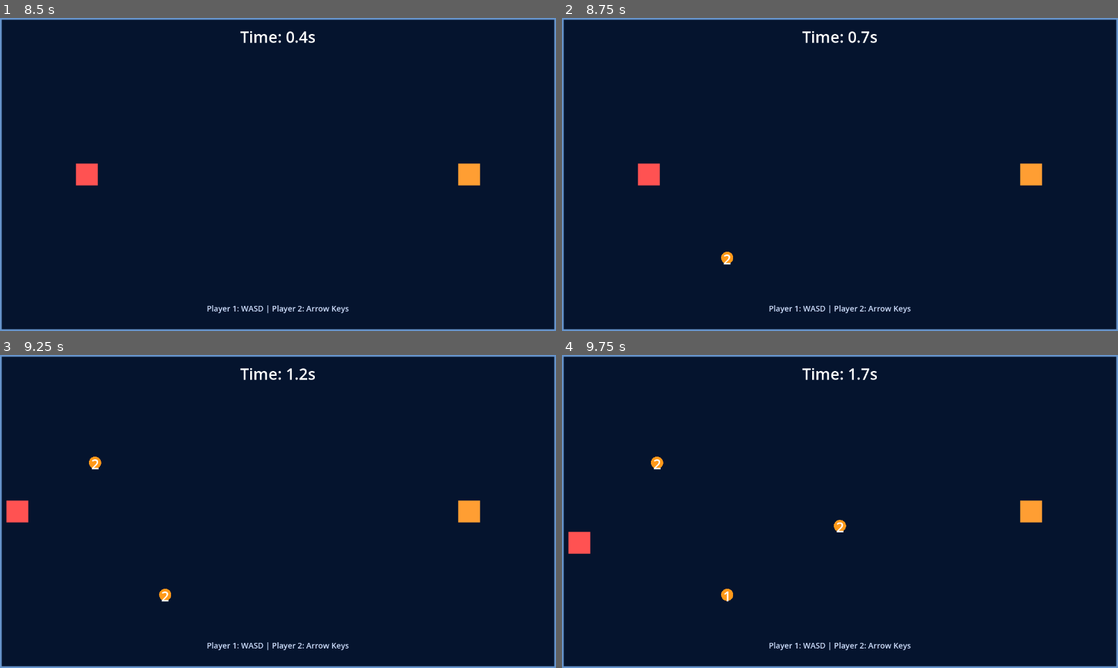
Above: before the commit, frames 1-4 (two rows, left to right).
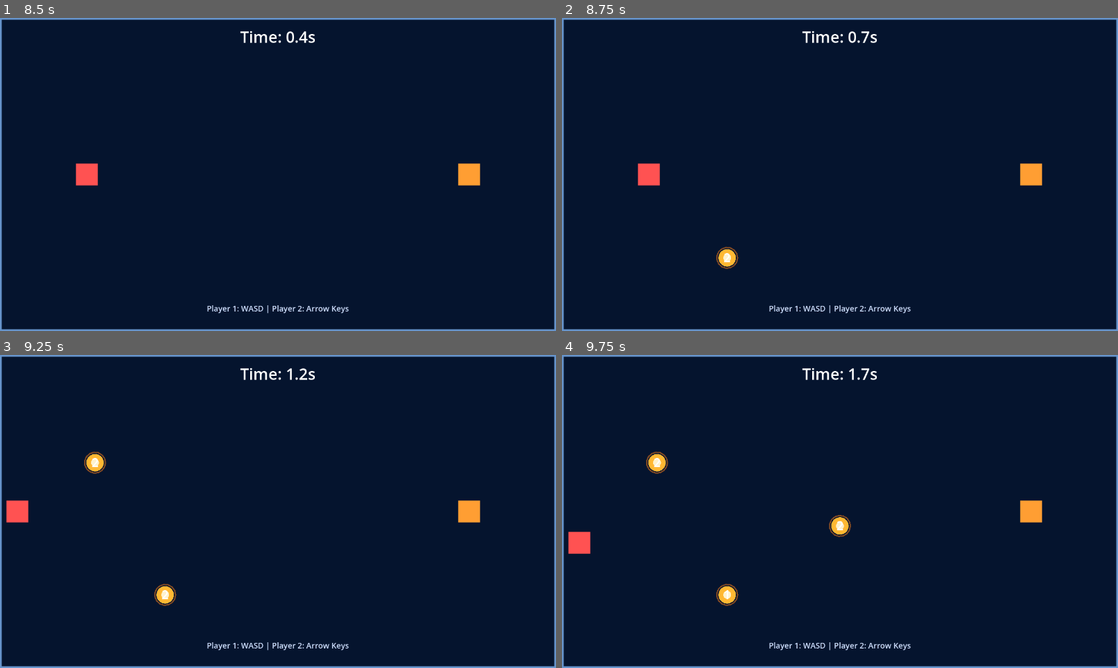
Above: after the commit, the same moments.

Repository: gabrielburd8-lgtm/Dodge-Bomb-Finals-By-Gab
Game: Godot game, scene res://scenes/Main.tscn
Same seed, same stepped clock (60 frames per second), same inputs: the game is played once before the commit and once after it.
Inputs:
- Up to frame 1 (8.5 s): click "Solo" at 0.5 s; click "Start Match" at 1.25 s; tap R at 2, 5, 5.75, 5.85, 6.5 s; hold D 2.03-2.78 s; hold R 2.03-2.78 s; tap Space at 2.27, 3.02, 6.02, 6.77 s; hold S 2.78-3.5 s; tap M at 2.85 s; click "Solo" at 3.5 s; click "Start Match" at 4.25 s; hold D 5.03-5.78 s; hold Shift 5.03-5.78 s; hold W 5.78-6.53 s; hold A 6.53-7.25 s; hold M 6.53-7.25 s; click "Local Multiplayer" at 7.25 s; click "Start Match" at 8 s
- Up to frame 2 (8.75 s): no input
- Up to frame 3 (9.25 s): hold A from 8.78 s (still down); tap Shift at 8.85 s; tap Space at 9.02 s
- Up to frame 4 (9.75 s): tap Space at 9.5 s; release A at 9.53 s; hold S from 9.53 s (still down); hold R from 9.53 s (still down)

Frame 1 is identical in both runs. In frame 2, 0.2% of the frame differs, in the area x 27-32%, y 73-81%; in frame 3, 0.4%; in frame 4, 0.6%, in the area x 15-52%, y 30-81%.

Commit message:
Improve bomb visuals and readability by making the bomb shape cleaner, brighter, and easier to read during countdown and explosion.

Diff:
--- a/scripts/Bomb.gd
+++ b/scripts/Bomb.gd
@@ -1,12 +1,7 @@
 extends Area2D
 
-# Bomb behavior:
-# - FAST countdown (2 seconds)
-# - high pressure gameplay
-# - eliminates players in explosion radius
-
-var countdown := 2.0  # VERY FAST
-var explosion_radius := 110.0
+var countdown := 2.0
+var explosion_radius := 120.0
 var exploded := false
 
 @onready var label: Label = $Label
@@ -14,37 +9,38 @@
 func _ready():
 	label.text = str(int(ceil(countdown)))
 	label.modulate = Color(1, 1, 1, 1)
-	label.add_theme_font_size_override("font_size", 32)
+	label.add_theme_font_size_override("font_size", 28)
+	label.horizontal_alignment = HORIZONTAL_ALIGNMENT_CENTER
+	label.vertical_alignment = VERTICAL_ALIGNMENT_CENTER
 
 func _process(delta):
 	if exploded:
 		return
-
 	countdown -= delta
 	label.text = str(max(0, ceil(countdown)))
-
 	if countdown <= 0:
 		explode()
 
 func _draw():
 	if exploded:
-		draw_circle(Vector2.ZERO, explosion_radius, Color(1.0, 0.5, 0.2, 0.4))
+		draw_circle(Vector2.ZERO, explosion_radius, Color(1.0, 0.35, 0.12, 0.18))
+		draw_circle(Vector2.ZERO, explosion_radius * 0.7, Color(1.0, 0.6, 0.2, 0.26))
 		return
 
-	draw_circle(Vector2.ZERO, 14.0, Color(1.0, 0.6, 0.1, 1.0))
+	draw_circle(Vector2.ZERO, 20.0, Color(1.0, 0.72, 0.2, 1.0))
+	draw_circle(Vector2.ZERO, 9.0, Color(1.0, 0.95, 0.8, 1.0))
+	draw_arc(Vector2.ZERO, 24.0, 0.0, TAU, 16, Color(1.0, 0.50, 0.1, 0.5), 3.0)
 
 func explode():
 	exploded = true
 	label.visible = false
 	monitoring = false
 
-	# Eliminate any player standing in the blast radius
 	var players = get_tree().get_nodes_in_group("players")
 	for player in players:
 		if player.alive and player.global_position.distance_to(global_position) <= explosion_radius:
 			player.die()
 
 	queue_redraw()
-
 	await get_tree().create_timer(0.15).timeout
 	queue_free()
